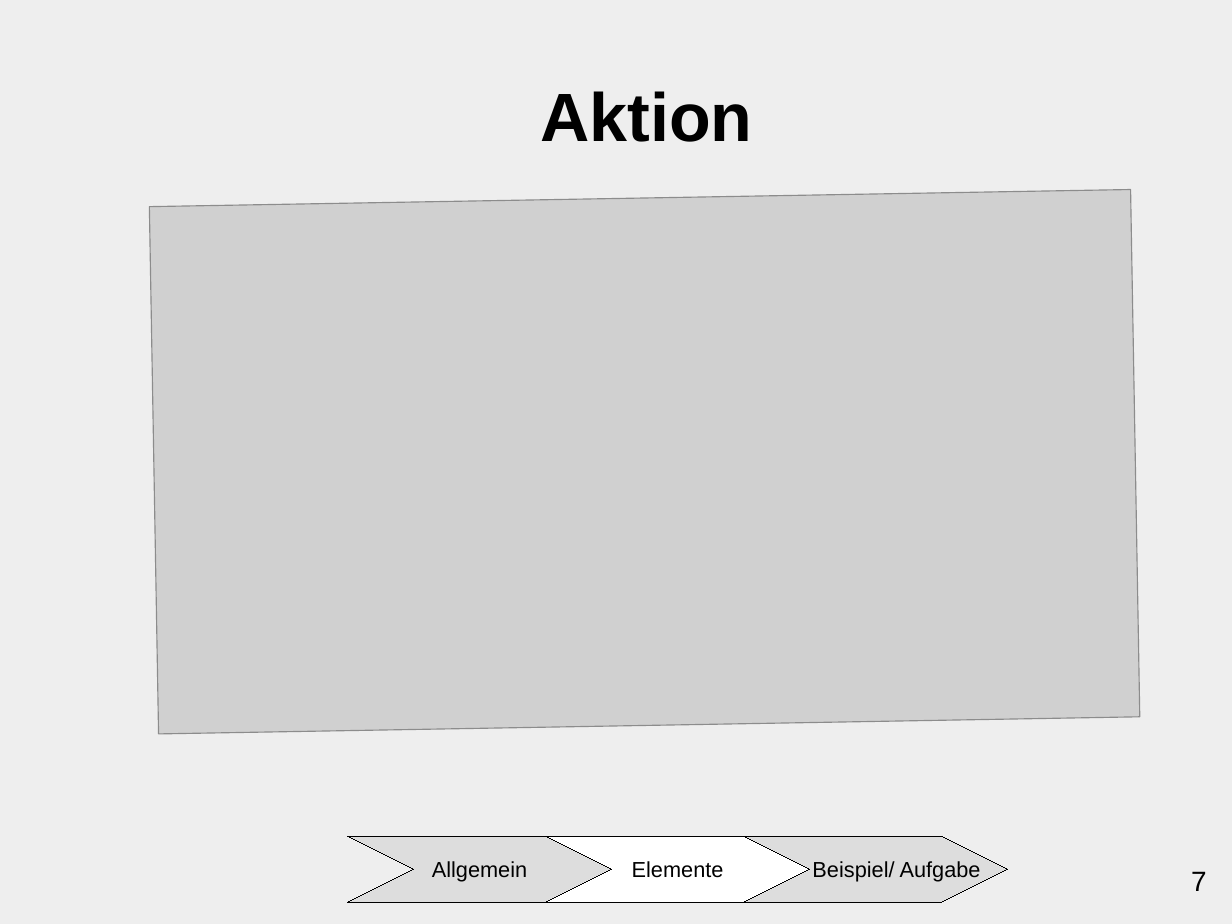
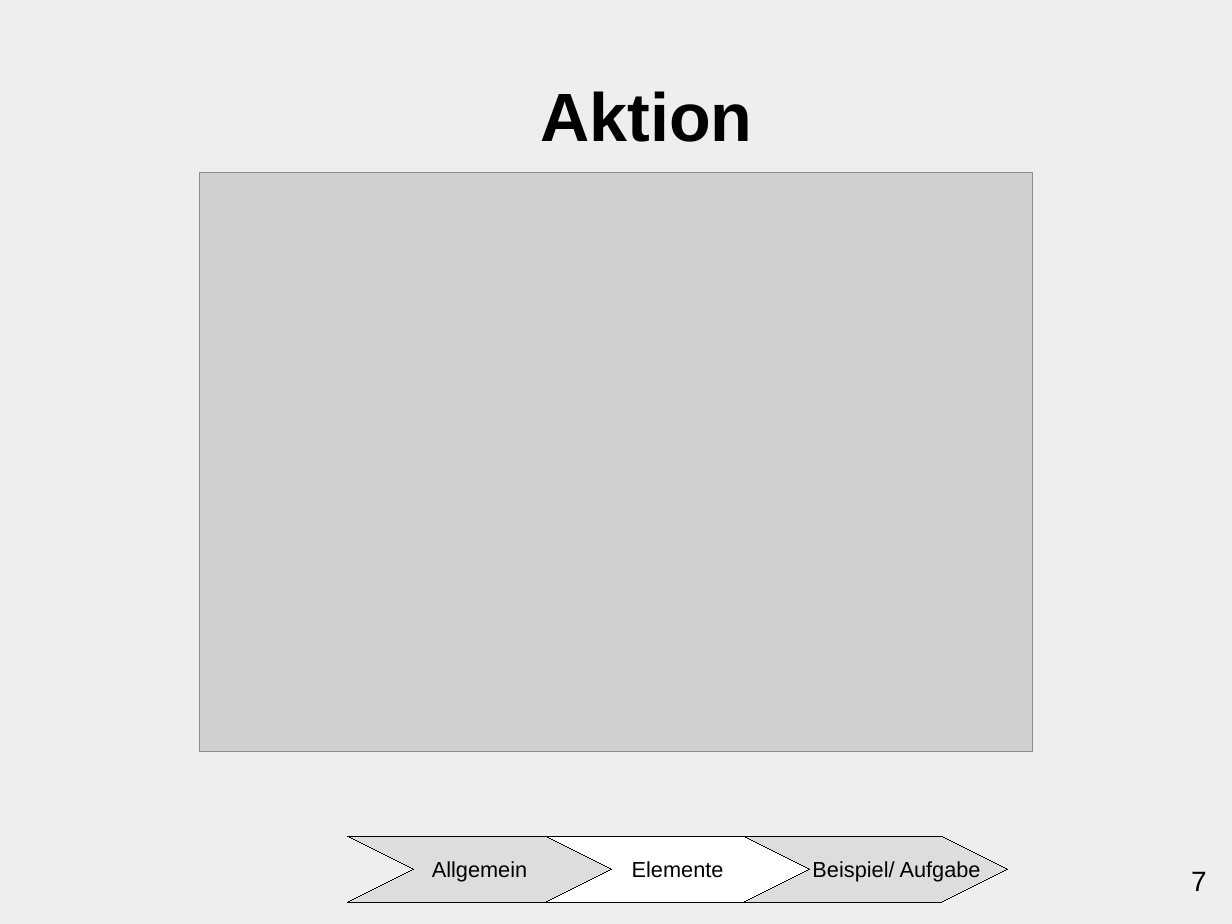
Before and after one commit to ChristianMarzianGithub/VortragAktivitaetsdiagramm, a slide deck: slide 7 of Präsentation Aktivitätsdiagramm/main/AktivitaetsdiagrammCM.odp. Drawn at 1232x924 pixels with LibreOffice and Linux fonts; fonts in the diff are those of the drawing; grey boxes stand for pictures. Boxes give left, top, right and bottom in pixels: in the first picture for what was removed or moved away, otherwise in the second. Text is boxed around its words. In the diff, an @@ line names an element or a change of style, - is before the commit and + after.

```diff
--- a/Präsentation Aktivitätsdiagramm/main/AktivitaetsdiagrammCM.odp
+++ b/Präsentation Aktivitätsdiagramm/main/AktivitaetsdiagrammCM.odp
@@ picture at <box>199,172,1033,752</box>: rotation 359 to 0 degrees @@
```
Also in this commit, not shown: 11 other slides changed.
